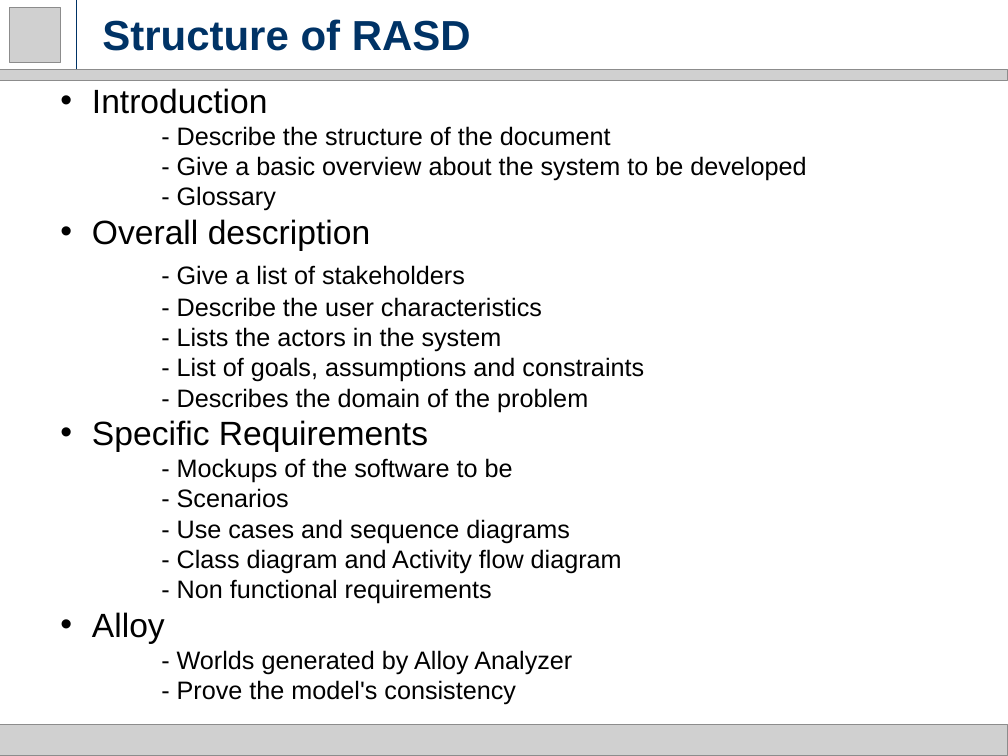
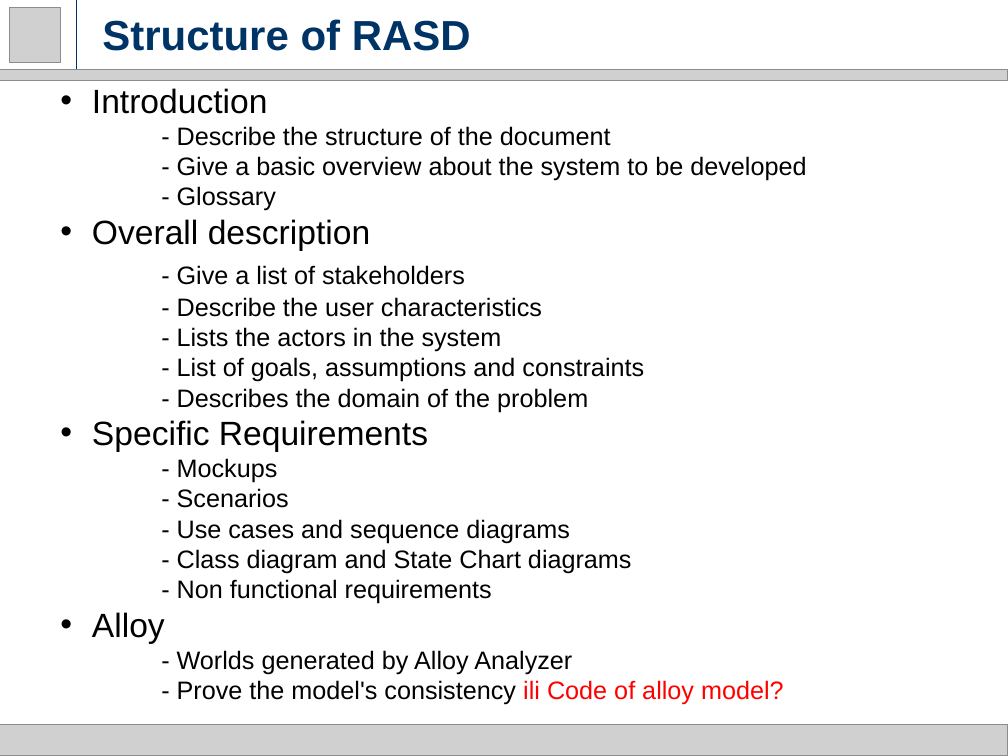
Before and after one commit to milica13629/SW2015, a slide deck: slide 3 of RASD.pptx. Drawn at 1008x756 pixels with LibreOffice and Linux fonts; fonts in the diff are those of the drawing; grey boxes stand for pictures. Boxes give left, top, right and bottom in pixels: in the first picture for what was removed or moved away, otherwise in the second. Text is boxed around its words. In the diff, an @@ line names an element or a change of style, - is before the commit and + after.

Commit message:
Presentation updated

```diff
--- a/RASD.pptx
+++ b/RASD.pptx
@@ text at bbox=[177, 458, 278, 483]: text changed @@
-  - Mockups of the software to be
+  - Mockups
@@ text at bbox=[177, 549, 632, 574]: text changed @@
-  - Class diagram and Activity flow diagram
+  - Class diagram and State Chart diagrams
@@ text at bbox=[177, 680, 784, 705]: text changed @@
-  - Prove the model's consistency
+  - Prove the model's consistency ili Code of alloy model?
```
Also in this commit, not shown: 19 other slides changed, 2 slides added.
